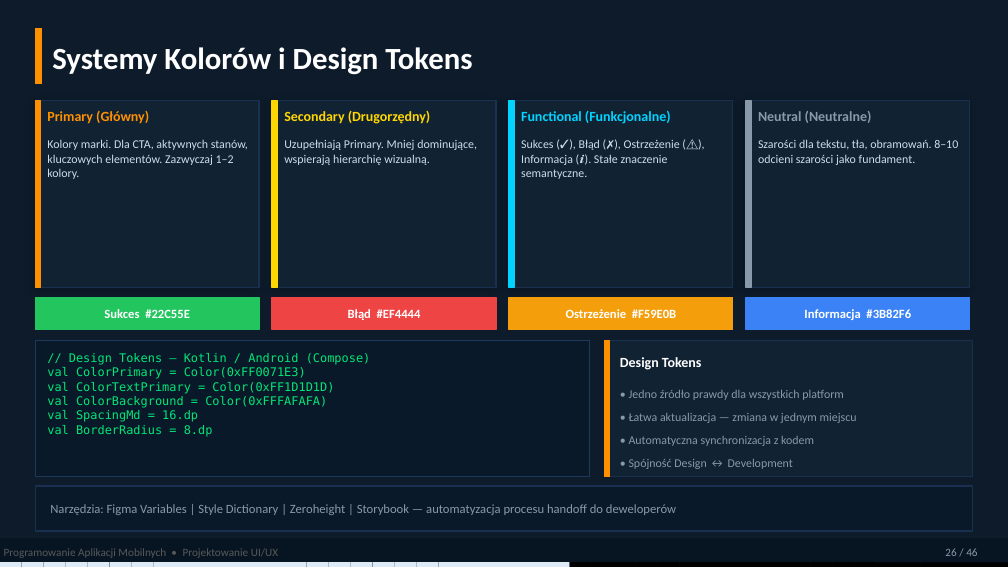
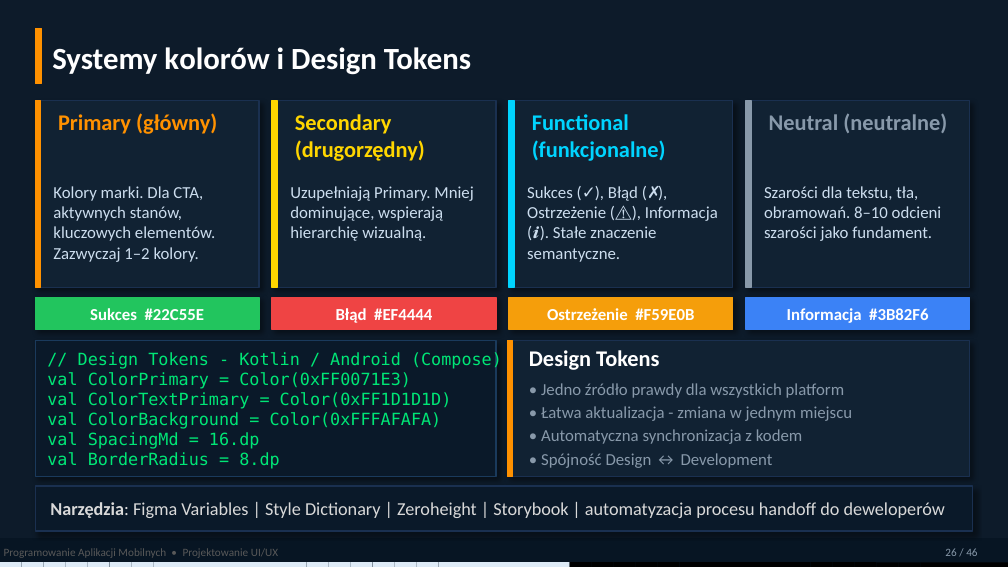
Before and after one commit to MatPomGit/mobileHub, a slide deck: slide 26 of wyklady/w3_ui.pptx. Drawn at 1008x567 pixels with LibreOffice and Linux fonts; fonts in the diff are those of the drawing. Boxes give left, top, right and bottom in pixels: in the first picture for what was removed or moved away, otherwise in the second. Text is boxed around its words. In the diff, an @@ line names an element or a change of style, - is before the commit and + after.

```diff
--- a/wyklady/w3_ui.pptx
+++ b/wyklady/w3_ui.pptx
@@ text at box(52, 47, 471, 75): text changed @@
-Systemy Kolorów i Design Tokens
+Systemy kolorów i Design Tokens
@@ text at box(58, 113, 217, 134): text changed; size 10 to 16 pt @@
-Primary (Główny)
+Primary (główny)
@@ text at box(295, 114, 425, 161): text changed; size 10 to 16 pt @@
-Secondary (Drugorzędny)
+Secondary (drugorzędny)
@@ text at box(532, 114, 666, 161): text changed; size 10 to 16 pt @@
-Functional (Funkcjonalne)
+Functional (funkcjonalne)
@@ shadow changed in 4 elements at box(35, 101, 259, 287), box(272, 101, 496, 287), box(509, 101, 733, 287), box(746, 101, 970, 287) @@
@@ text at box(769, 114, 947, 133): text changed; size 10 to 16 pt @@
-Neutral (Neutralne)
+Neutral (neutralne)
@@ text "Kolory marki. Dla CTA, aktywnych ...": place and size @@
-text "Kolory marki. Dla CTA, aktywnych ..." at box(47, 139, 248, 179)
+text "Kolory marki. Dla CTA, aktywnych ..." at box(53, 186, 215, 262)
@@ text "Uzupełniają Primary. Mniej dominujące, wspierają ...": place and size @@
-text "Uzupełniają Primary. Mniej dominujące, wspierają ..." at box(284, 139, 477, 165)
+text "Uzupełniają Primary. Mniej dominujące, wspierają ..." at box(290, 186, 473, 241)
@@ text "Sukces (✓), Błąd (✗), Ostrzeżenie ...": place and size @@
-text "Sukces (✓), Błąd (✗), Ostrzeżenie ..." at box(521, 139, 680, 179)
+text "Sukces (✓), Błąd (✗), Ostrzeżenie ..." at box(527, 186, 718, 262)
@@ text "Szarości dla tekstu, tła, obramowań. ...": place and size @@
-text "Szarości dla tekstu, tła, obramowań. ..." at box(758, 139, 958, 165)
+text "Szarości dla tekstu, tła, obramowań. ..." at box(764, 186, 942, 241)
@@ size 9 to 12 pt in 4 elements at box(90, 308, 204, 320), box(336, 308, 432, 323), box(547, 308, 694, 320), box(787, 308, 928, 323) @@
@@ rectangle: place and size @@
-rectangle at box(35, 341, 590, 477)
+rectangle at box(35, 341, 496, 477)
@@ text at box(78, 352, 502, 370): text changed; size 8.5 to 12 pt @@
-// Design Tokens — Kotlin / Android (Compose)
+// Design Tokens - Kotlin / Android (Compose)
@@ shadow on in 7 elements at box(35, 297, 259, 330), box(272, 297, 496, 330), box(509, 297, 733, 330), box(746, 297, 970, 330), box(35, 486, 973, 531), box(35, 341, 496, 477), box(507, 341, 970, 477) @@
@@ rectangle: place and size @@
-rectangle at box(605, 341, 973, 477)
+rectangle at box(507, 341, 970, 477)
@@ rectangle: place and size @@
-rectangle at box(605, 341, 610, 477)
+rectangle at box(507, 341, 512, 477)
@@ text "Design Tokens" at box(529, 350, 659, 370): size 10 to 16 pt @@
@@ text at box(47, 372, 452, 469): size 8.5 to 12 pt in "val ColorPrimary = Color(0xFF0071E3)", "val ColorTextPrimary = Color(0xFF1D1D1D)", "val ColorBackground = Color(0xFFFAFAFA)", "val SpacingMd = 16.dp" and 1 more places @@
@@ text at box(541, 406, 852, 421): text changed; size 8.5 to 12 pt @@
-• Łatwa aktualizacja — zmiana w jednym miejscu
+• Łatwa aktualizacja - zmiana w jednym miejscu
@@ size 8.5 to 12 pt in 7 elements at box(53, 186, 215, 262), box(290, 186, 473, 241), box(527, 186, 718, 262), box(764, 186, 942, 241), box(541, 383, 845, 398), box(541, 429, 802, 444), box(541, 453, 773, 468) @@
@@ 4 texts: place and size @@
-4 texts at box(620, 357, 844, 469)
+4 texts at box(529, 350, 845, 468)
@@ text at box(50, 502, 945, 518): text changed; size 9 to 13 pt; text colour #8899AA to #D9D9D9 @@
-Narzędzia: Figma Variables | Style Dictionary | Zeroheight | Storybook — automatyzacja procesu handoff do deweloperów
+Narzędzia: Figma Variables | Style Dictionary | Zeroheight | Storybook | automatyzacja procesu handoff do deweloperów
```
Also in this commit, not shown: 39 other slides changed, 1 other file.
